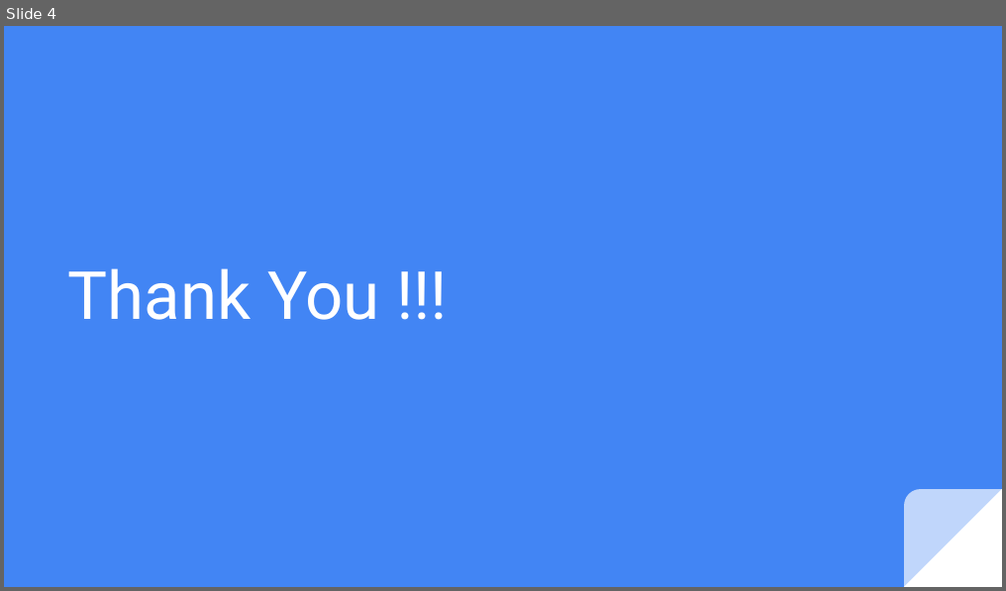
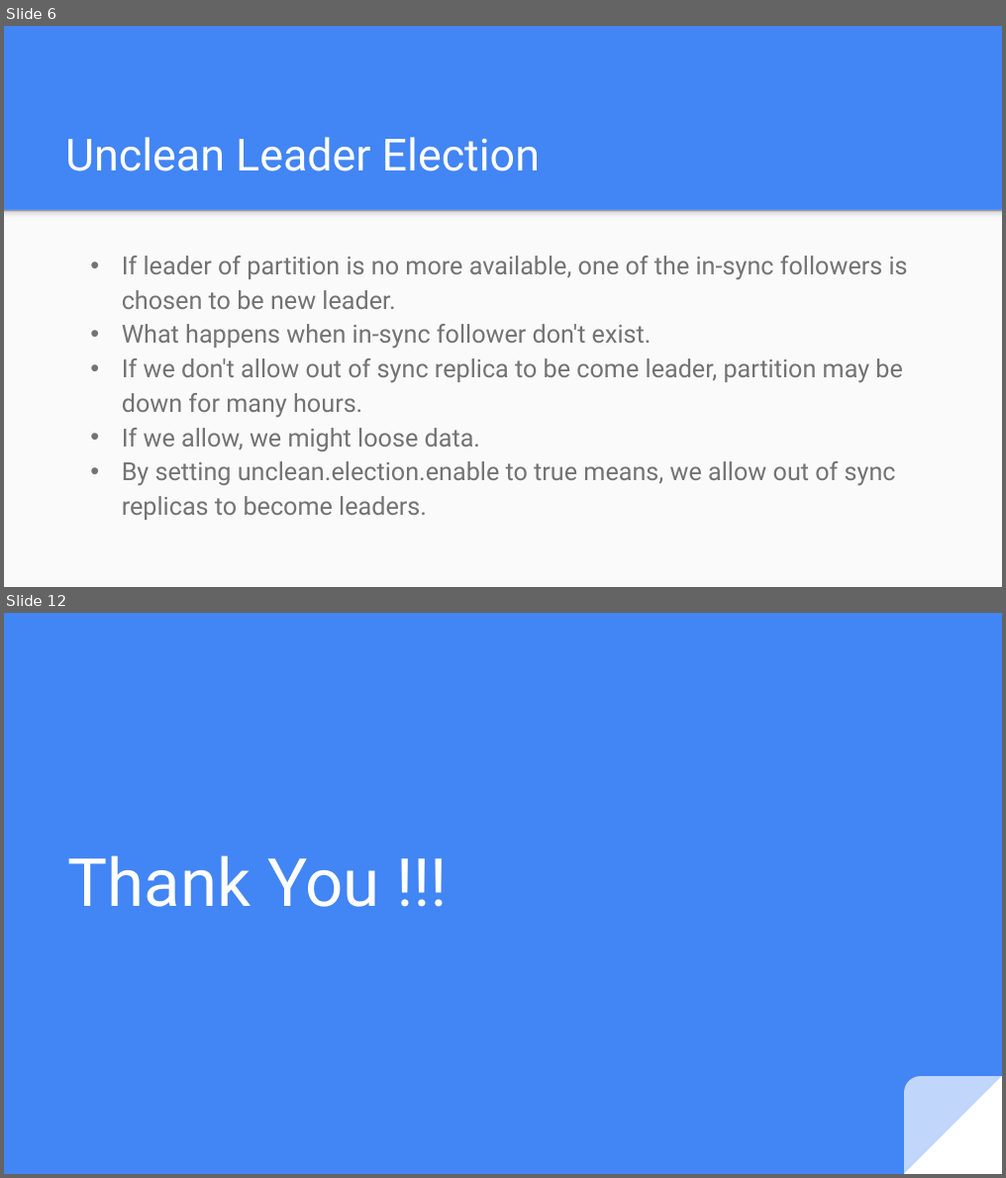
Before and after one commit to edyoda/kafka-cassandra-tutorial, a slide deck: Introduction to Kafka.pptx. Shown one above the other, each under a label of ours: slide 4 before the commit, slides 6 and 12 after it; the slides between them are not shown. The pictures are 1006x591 and 1006x1178 pixels, drawn with LibreOffice and Linux fonts; fonts in the diff are those of the drawing. Boxes give left, top, right and bottom in pixels: in the first picture for what was removed or moved away, otherwise in the second. Text is boxed around its words. In the diff, an @@ line names an element or a change of style, - is before the commit and + after.

```diff
--- a/Introduction to Kafka.pptx
+++ b/Introduction to Kafka.pptx
@@ slide 6 added at <box>4,26,1002,587</box>, background #4285F4 @@
@@ title added at <box>65,137,540,172</box>, 32 pt, text #FFFFFF @@
+Unclean Leader Election
@@ rectangle added at <box>4,209,1002,586</box>, fill #FAFAFA @@
@@ rectangle added at <box>4,209,1002,222</box>, fill gradient #F9F9F9 to #DEDEDE to #999999 @@
@@ text added at <box>122,256,908,520</box>, 18 pt, text #737373 @@
+• If leader of partition is no more available, one of the in-sync followers is chosen to be new leader.
+• What happens when in-sync follower don't exist.
+• If we don't allow out of sync replica to be come leader, partition may be down for many hours.
+• If we allow, we might loose data.
+• By setting unclean.election.enable to true means, we allow out of sync replicas to become leaders.
@@ what was slide 4 is now slide 12 @@
```
Also in this commit, not shown: 2 slides changed, 8 other slides added, 1 slide removed, 3 other files.
